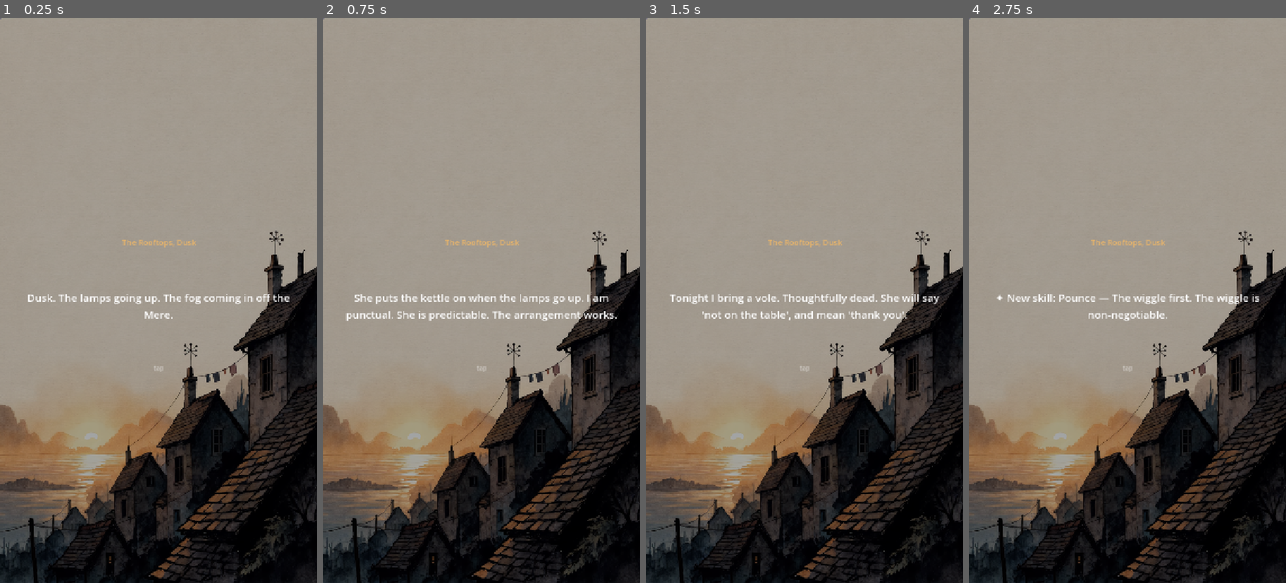
Above: before the commit, frames 1-4 (left to right).
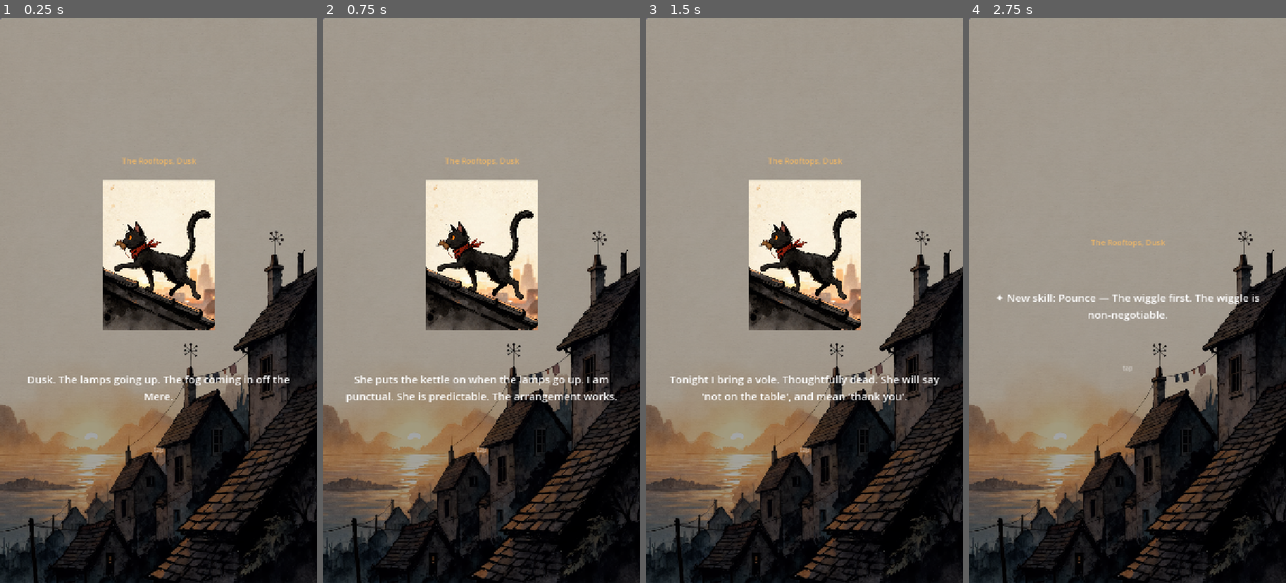
Above: after the commit, the same moments.

Repository: phirogue/SparkyGames
Game: Godot game, scene res://scenes/game.tscn
The game is run twice, just before and just after one commit, with the same random seed, the same clock (stepped at 60 frames per second) and the same inputs.
Inputs (mouse positions are in pixels of both pictures, inside the frame that each line leads up to):
- Up to frame 1 (0.25 s): no input
- Up to frame 2 (0.75 s): click (481, 300) at 0.5 s
- Up to frame 3 (1.5 s): click (804, 300) at 1.25 s
- Up to frame 4 (2.75 s): click (1127, 300) at 2 s

The runs differ from the first frame. In frame 1, 10% of the frame differs, in the area x 8-92%, y 24-77%; in frame 2, 11%, in the area x 7-93%, y 24-77%; in frame 3, 11%; in frame 4, nothing differs.

Commit message:
Wire new scene art into prologue story beats
sc_ash_vole_gift opens the prologue; sc_elspeth_still carries the
kettle scene. Story scenes now support per-scene portrait overrides.

Co-Authored-By: Claude Fable 5 <noreply@anthropic.com>

Diff:
--- a/game/scenes/game.gd
+++ b/game/scenes/game.gd
@@ -147,7 +147,10 @@
 		"story":
 			if scene.has("grant"):
 				_grant_skills(scene["grant"])
-			_show_story(_story_config(scene["environment"], scene["lines"]), next)
+			var config := _story_config(scene["environment"], scene["lines"])
+			if scene.has("portrait"):
+				config["portrait"] = scene["portrait"]
+			_show_story(config, next)
 		"battle":
 			_show_battle(scene["encounter"], func(state: CombatState) -> void:
 				_digest(state)
--- a/game/story/prologue.json
+++ b/game/story/prologue.json
@@ -3,6 +3,7 @@
     {
       "type": "story",
       "environment": "rooftop_dusk",
+      "portrait": "sc_ash_vole_gift",
       "lines": [
         "Dusk. The lamps going up. The fog coming in off the Mere.",
         "She puts the kettle on when the lamps go up. I am punctual. She is predictable. The arrangement works.",
@@ -105,6 +106,7 @@
     {
       "type": "story",
       "environment": "parlor_cold",
+      "portrait": "sc_elspeth_still",
       "lines": [
         "The parlor. The kettle, screaming on the stove.",
         "Elspeth in her chair. The light gone out of her hands.",
Binary file added: game/assets/sc_ash_vole_gift.png
Not shown, added: game/assets/sc_ash_vole_gift.png.import
Binary file added: game/assets/sc_elspeth_still.png
Not shown, added: game/assets/sc_elspeth_still.png.import
